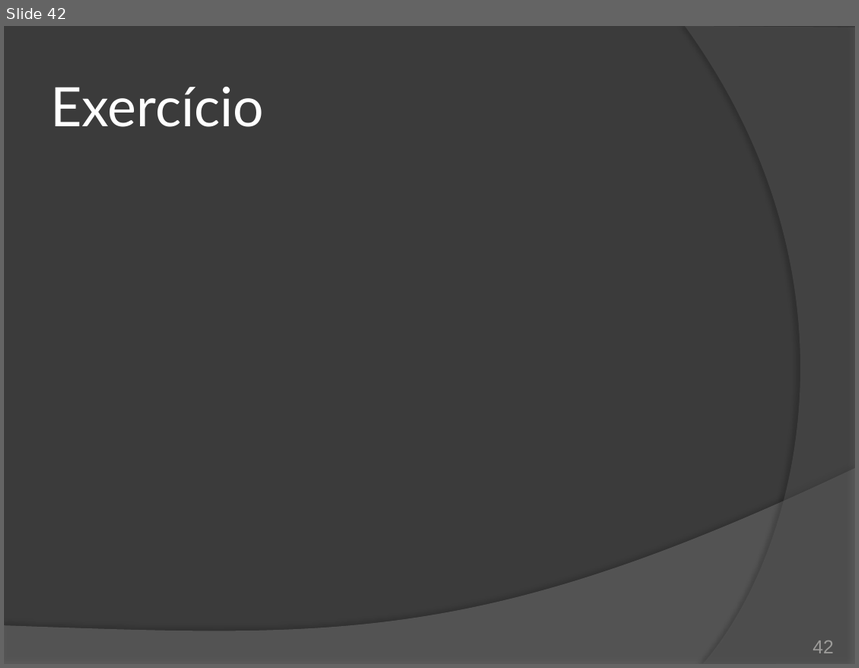
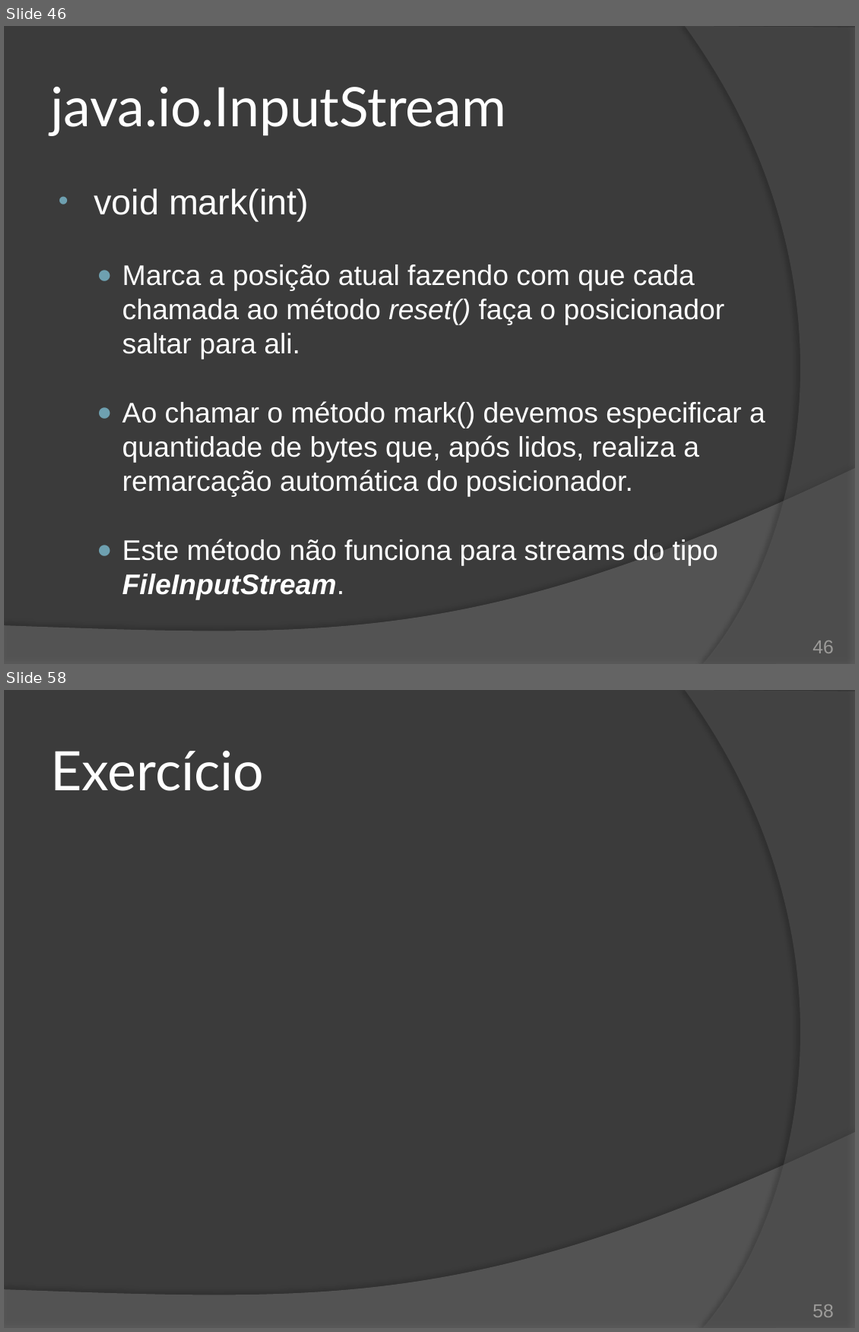
Before and after one commit to duchesqui/slzvieira-training, a slide deck: 2-Java-Programmer-Modulo-II/16.Capitulo10.pptx. Shown one above the other, each under a label of ours: slide 42 before the commit, slides 46 and 58 after it; the slides between them are not shown. The pictures are 859x668 and 859x1332 pixels, drawn with LibreOffice and Linux fonts; fonts in the diff are those of the drawing. Boxes give left, top, right and bottom in pixels: in the first picture for what was removed or moved away, otherwise in the second. Text is boxed around its words. In the diff, an @@ line names an element or a change of style, - is before the commit and + after.

Commit message:
Capítulo 10 - Java IO: InputStream e OutputStream.

```diff
--- a/2-Java-Programmer-Modulo-II/16.Capitulo10.pptx
+++ b/2-Java-Programmer-Modulo-II/16.Capitulo10.pptx
@@ slide 46 added at (4, 26, 855, 664), background #3B3B3B; not listed: 2 template elements that a slide beside it also shows @@
@@ title added at (51, 87, 506, 136), 46 pt, text #FFFFFF @@
+java.io.InputStream
@@ text added at (94, 189, 766, 601), 24 pt, text #FFFFFF @@
+• void mark(int)
+  ● Marca a posição atual fazendo com que cada chamada ao método reset() faça o posicionador saltar para ali.
+  ● Ao chamar o método mark() devemos especificar a quantidade de bytes que, após lidos, realiza a remarcação automática do posicionador.
+  ● Este método não funciona para streams do tipo FileInputStream.
@@ page number added at (813, 641, 834, 654), 16 pt, text #9D9B9A @@
+46
@@ what was slide 42 is now slide 58 @@
@@ page number at (813, 1305, 834, 1318): text changed @@
-42
+58
```
Also in this commit, not shown: 2 slides changed, 23 other slides added, 5 slides removed, 1 other file.
